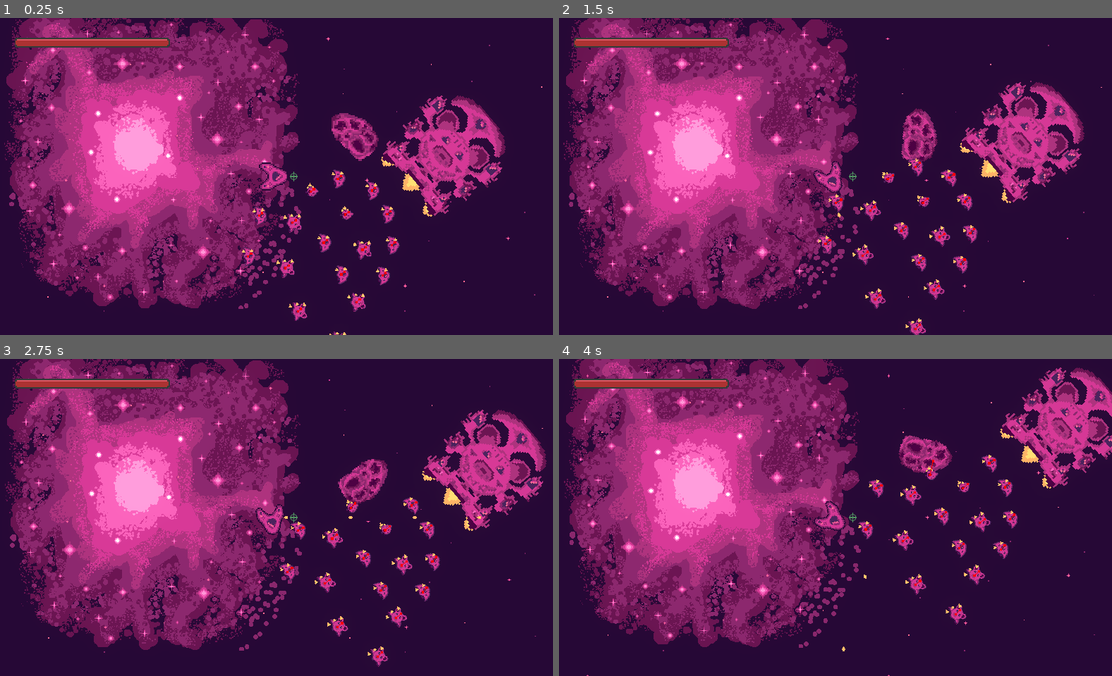
Above: before the commit, frames 1-4 (two rows, left to right).
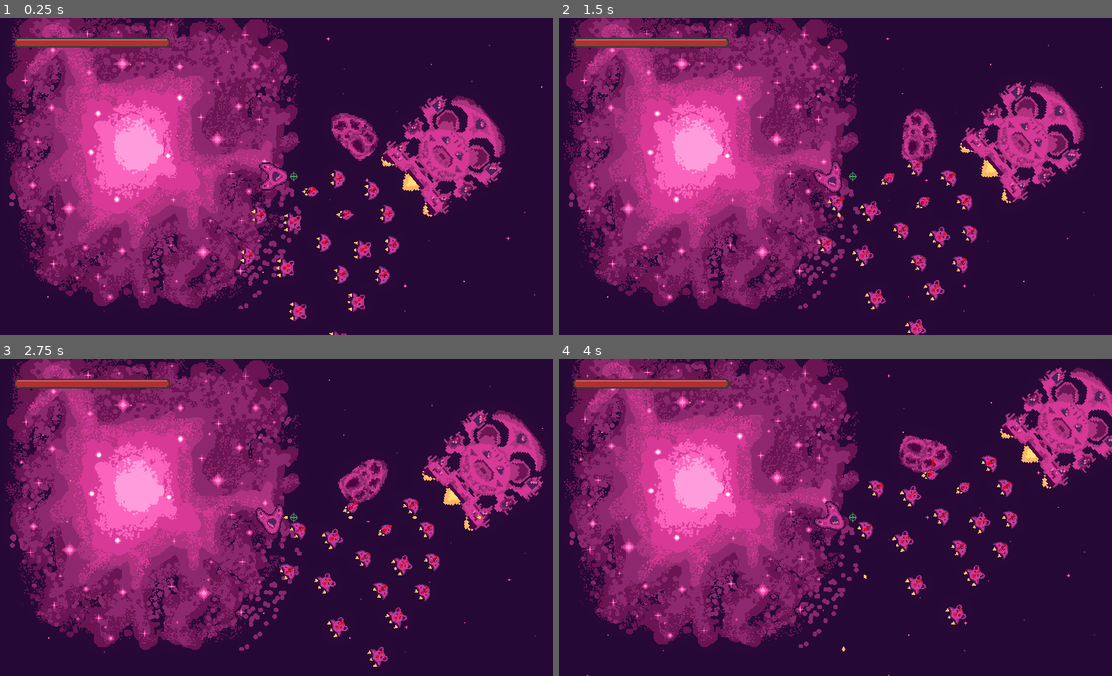
Above: after the commit, the same moments.

Repository: bear-minimum-studio/space-bear
Game: Godot game, scene res://Game.tscn
Two runs of this game, one before a commit and one after it. Both use one fixed random seed, a clock stepped at 60 frames per second and the inputs below.
Inputs:
- Up to frame 1 (0.25 s): no input
- Up to frame 2 (1.5 s): hold Right (turn_right) 0.53-1.28 s; tap Down (decelerate) at 0.6 s; hold Left (turn_left) from 1.28 s (still down); tap Space (fire) at 1.35 s
- Up to frame 3 (2.75 s): release Left (turn_left) at 2.03 s; hold Right (turn_right) from 2.03 s (still down); hold F (turret_fire) from 2.03 s (still down)
- Up to frame 4 (4 s): release Right (turn_right) at 2.78 s; release F (turret_fire) at 2.78 s; hold Up (accelerate) 2.78-3.53 s; tap Down (decelerate) at 2.85 s; hold Left (turn_left) from 3.53 s (still down); hold Space (fire) from 3.53 s (still down)

The runs differ from the first frame. In frame 1, 0.9% of the frame differs, in the area x 43-73%, y 47-100%; in frame 2, 0.3%; in frame 3, 0.3%; in frame 4, 0.3%.

Commit message:
refactor: remove rotation in code

Diff:
--- a/npc/civilians/CivilianShip.gd
+++ b/npc/civilians/CivilianShip.gd
@@ -36,7 +36,7 @@
 func _on_navigation_agent_2d_velocity_computed(safe_velocity):
 	velocity = safe_velocity
 	move_and_slide()
-	self.rotation = lerp_angle(self.rotation, velocity.angle()+PI/2, 10.0*get_physics_process_delta_time())
+	self.rotation = lerp_angle(self.rotation, velocity.angle(), 10.0*get_physics_process_delta_time())
 
 func set_target_offset(initial_target_position):
 	target_offset = initial_target_position - self.global_transform.origin
--- a/npc/civilians/CivilianShip.tscn
+++ b/npc/civilians/CivilianShip.tscn
@@ -14,15 +14,16 @@
 script = ExtResource("1_fv8tp")
 
 [node name="Sprite" type="Node2D" parent="."]
+rotation = 1.5708
 
 [node name="Ship" type="Sprite2D" parent="Sprite"]
 texture = ExtResource("2_2kdh0")
 
 [node name="Flammes" type="Sprite2D" parent="Sprite"]
-rotation = 1.5708
 texture = ExtResource("3_0664p")
 
 [node name="CollisionShape2D" type="CollisionShape2D" parent="."]
+rotation = 1.5708
 shape = SubResource("CapsuleShape2D_fnssh")
 
 [node name="NavigationAgent2D" type="NavigationAgent2D" parent="."]
